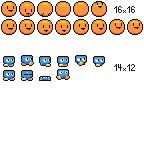
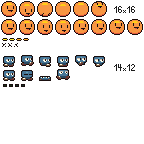
Layers edited between the first and the second 144×144 image:
added layer "Enemy Bullet" above "Text" over [2, 39, 28, 87]
added layer "Bobo Bullets" above "Enemy kill" over [2, 38, 29, 41]
painted on "Enemy kill" over [4, 57, 104, 80]
painted on "Enemy Walk" over [3, 56, 104, 65]
